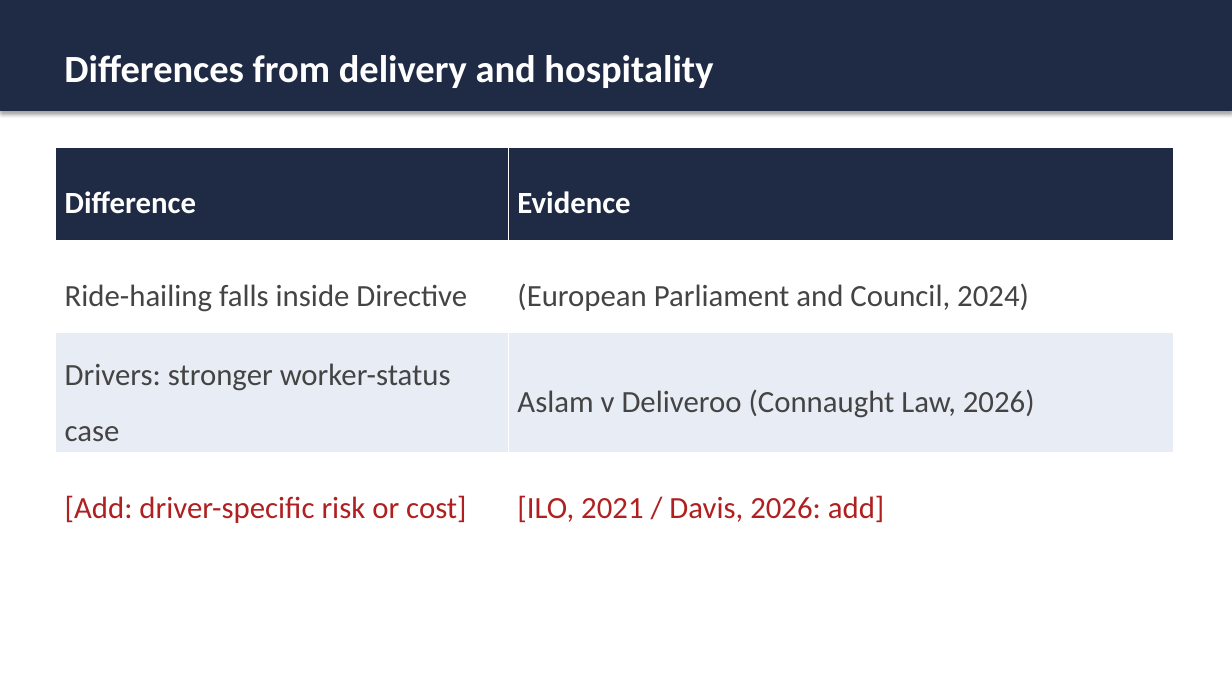
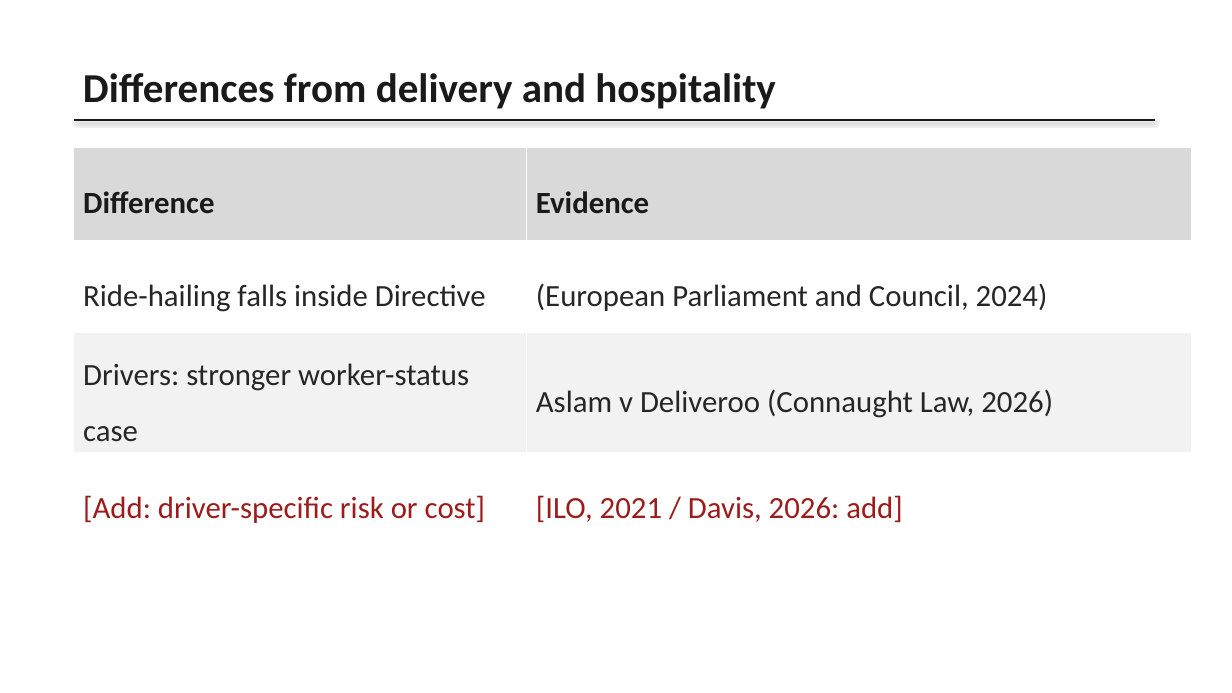
Before and after one commit to karanrg22-svg/skill, a slide deck: slide 5 of Ride-Hailing_Presentation.pptx. Drawn at 1232x693 pixels with LibreOffice and Linux fonts; fonts in the diff are those of the drawing. Boxes give left, top, right and bottom in pixels: in the first picture for what was removed or moved away, otherwise in the second. Text is boxed around its words. In the diff, an @@ line names an element or a change of style, - is before the commit and + after.

```diff
--- a/Ride-Hailing_Presentation.pptx
+++ b/Ride-Hailing_Presentation.pptx
@@ rectangle removed at (0, 0, 1232, 111) @@
@@ text "Differences from delivery and hospitality": place and size @@
-text "Differences from delivery and hospitality" at (64, 55, 713, 88)
+text "Differences from delivery and hospitality" at (83, 73, 775, 109)
@@ text "Differences from delivery and hospitality" at (83, 73, 775, 109): size 30 to 32 pt, text colour #FFFFFF to #1A1A1A @@
@@ table at (74, 148, 1192, 527) @@
@@ fill #1F2A44 to #D9D9D9 in row 1 @@
@@ fill #E8ECF4 to #F2F2F2 in row 3 @@
@@ text colour #FFFFFF to #1A1A1A in "Difference", "Evidence" @@
@@ text colour #444444 to #262626 in "Ride-hailing falls inside Directive", "(European Parliament and Council, 2024)", "Drivers: stronger worker-status case", "Aslam v Deliveroo (Connaught Law, 2026)" @@
@@ text colour #B02020 to #9C1C1C in "[Add: driver-specific risk or cost]", "[ILO, 2021 / Davis, 2026: add]" @@
@@ table: place and size @@
-table at (55, 148, 1174, 527)
+table at (74, 148, 1192, 527)
@@ line added from (74, 120) to (1155, 120), #1A1A1A 1.5 pt @@
```
Also in this commit, not shown: 8 other slides changed.
